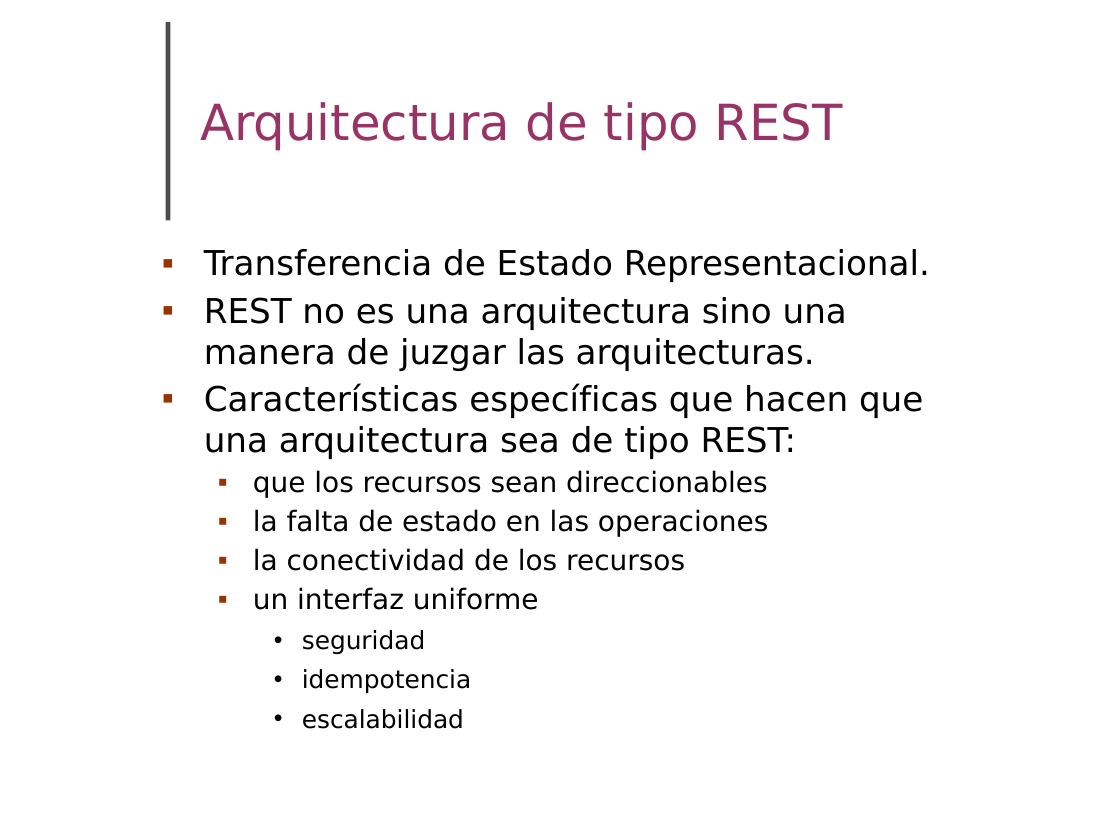
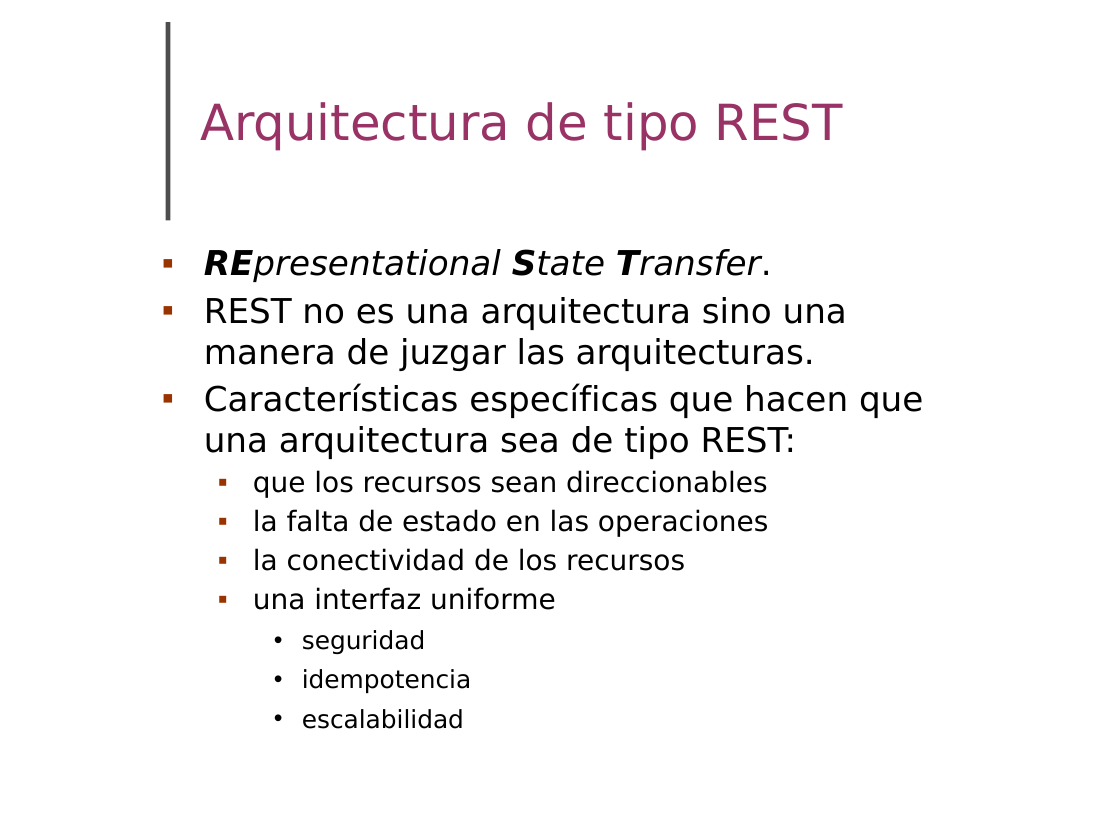
Before and after one commit to UPC/smeagol-perl, a slide deck: slide 8 of doc/presentacions/jr2009/smeagol-jr2009.odp. Drawn at 1120x840 pixels with LibreOffice and Linux fonts; fonts in the diff are those of the drawing; background and template pictures are left out. Boxes give left, top, right and bottom in pixels: in the first picture for what was removed or moved away, otherwise in the second. Text is boxed around its words. In the diff, an @@ line names an element or a change of style, - is before the commit and + after.

Commit message:
* aplico els suggeriments de l'angel:    * interfaz és femení    * descripció de REST en anglès

```diff
--- a/doc/presentacions/jr2009/smeagol-jr2009.odp
+++ b/doc/presentacions/jr2009/smeagol-jr2009.odp
@@ text at [204,249,772,282]: text changed; italic on @@
-▪ Transferencia de Estado Representacional.
+▪ REpresentational State Transfer.
@@ text at [253,587,556,610]: text changed @@
-  ▪ un interfaz uniforme
+  ▪ una interfaz uniforme
```
Also in this commit, not shown: 1 other file.
